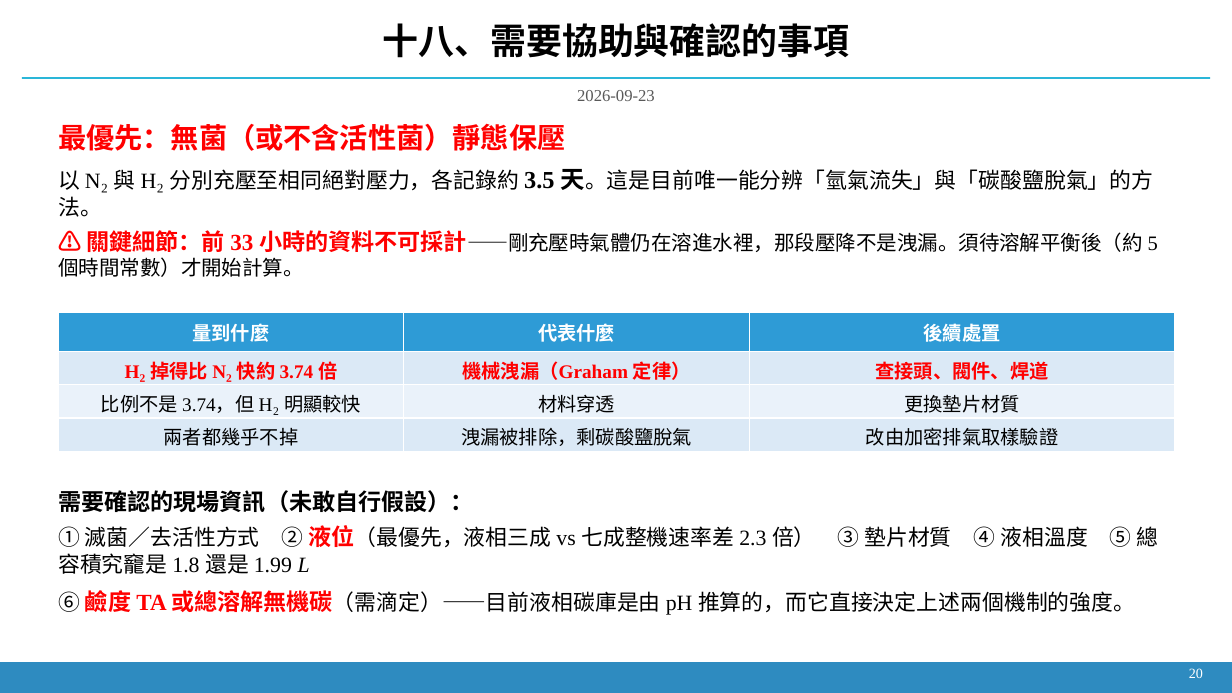
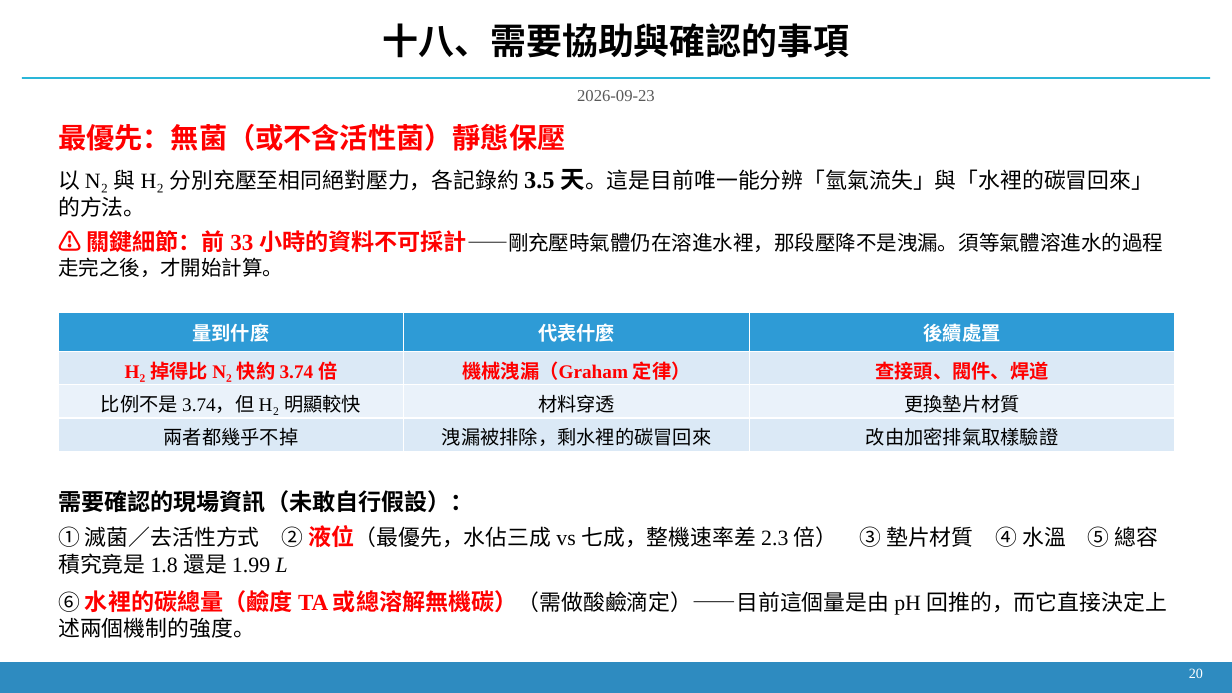
Before and after one commit to Yutou0601/Bioreactor-Edge-AI, a slide deck: slide 19 of docs/decks/簡報_2026-09-21_氫氣流失與壓降歸因.pptx. Drawn at 1232x693 pixels with LibreOffice and Linux fonts; fonts in the diff are those of the drawing. Boxes give left, top, right and bottom in pixels: in the first picture for what was removed or moved away, otherwise in the second. Text is boxed around its words. In the diff, an @@ line names an element or a change of style, - is before the commit and + after.

```diff
--- a/docs/decks/簡報_2026-09-21_氫氣流失與壓降歸因.pptx
+++ b/docs/decks/簡報_2026-09-21_氫氣流失與壓降歸因.pptx
@@ text at [58, 169, 1163, 277]: text changed @@
-以 N₂ 與 H₂ 分別充壓至相同絕對壓力，各記錄約 3.5 天。這是目前唯一能分辨「氫氣流失」與「碳酸鹽脫氣」的方法。
-⚠ 關鍵細節：前 33 小時的資料不可採計——剛充壓時氣體仍在溶進水裡，那段壓降不是洩漏。須待溶解平衡後（約 5 個時間常數）才開始計算。
+以 N₂ 與 H₂ 分別充壓至相同絕對壓力，各記錄約 3.5 天。這是目前唯一能分辨「氫氣流失」與「水裡的碳冒回來」的方法。
+⚠ 關鍵細節：前 33 小時的資料不可採計——剛充壓時氣體仍在溶進水裡，那段壓降不是洩漏。須等氣體溶進水的過程走完之後，才開始計算。
@@ table at [58, 313, 1176, 452] @@
-row 4, column 2: 洩漏被排除，剩碳酸鹽脫氣
+row 4, column 2: 洩漏被排除，剩水裡的碳冒回來
@@ text at [58, 525, 1167, 638]: text changed @@
-① 滅菌／去活性方式 ② 液位（最優先，液相三成 vs 七成整機速率差 2.3 倍） ③ 墊片材質 ④ 液相溫度 ⑤ 總容積究竉是 1.8 還是 1.99 L
-⑥ 鹼度 TA 或總溶解無機碳（需滴定）——目前液相碳庫是由 pH 推算的，而它直接決定上述兩個機制的強度。
+① 滅菌／去活性方式 ② 液位（最優先，水佔三成 vs 七成，整機速率差 2.3 倍） ③ 墊片材質 ④ 水溫 ⑤ 總容積究竟是 1.8 還是 1.99 L
+⑥ 水裡的碳總量（鹼度 TA 或總溶解無機碳）（需做酸鹼滴定）——目前這個量是由 pH 回推的，而它直接決定上述兩個機制的強度。
```
Also in this commit, not shown: 9 other slides changed, 2 other files.
